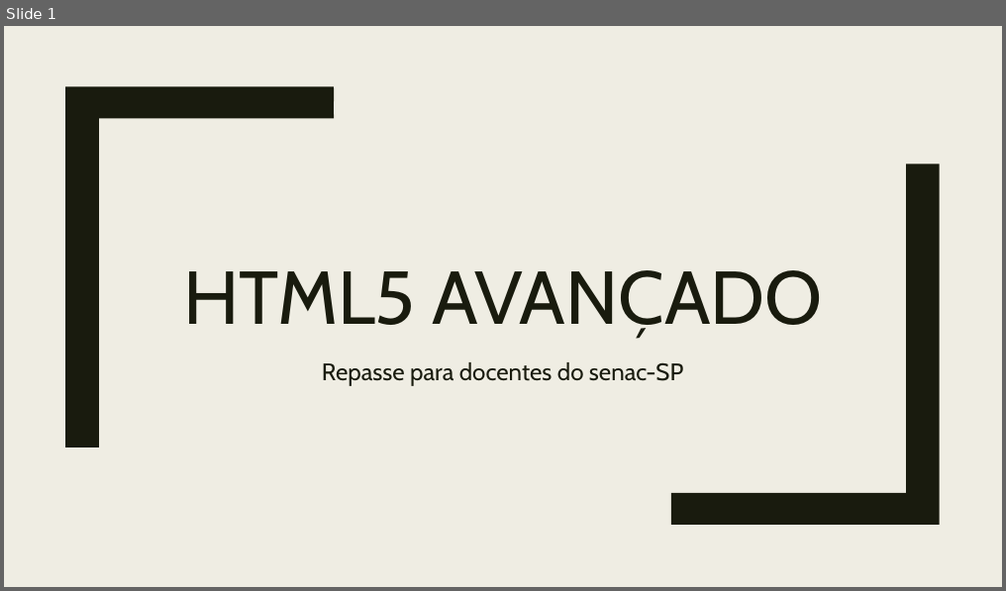
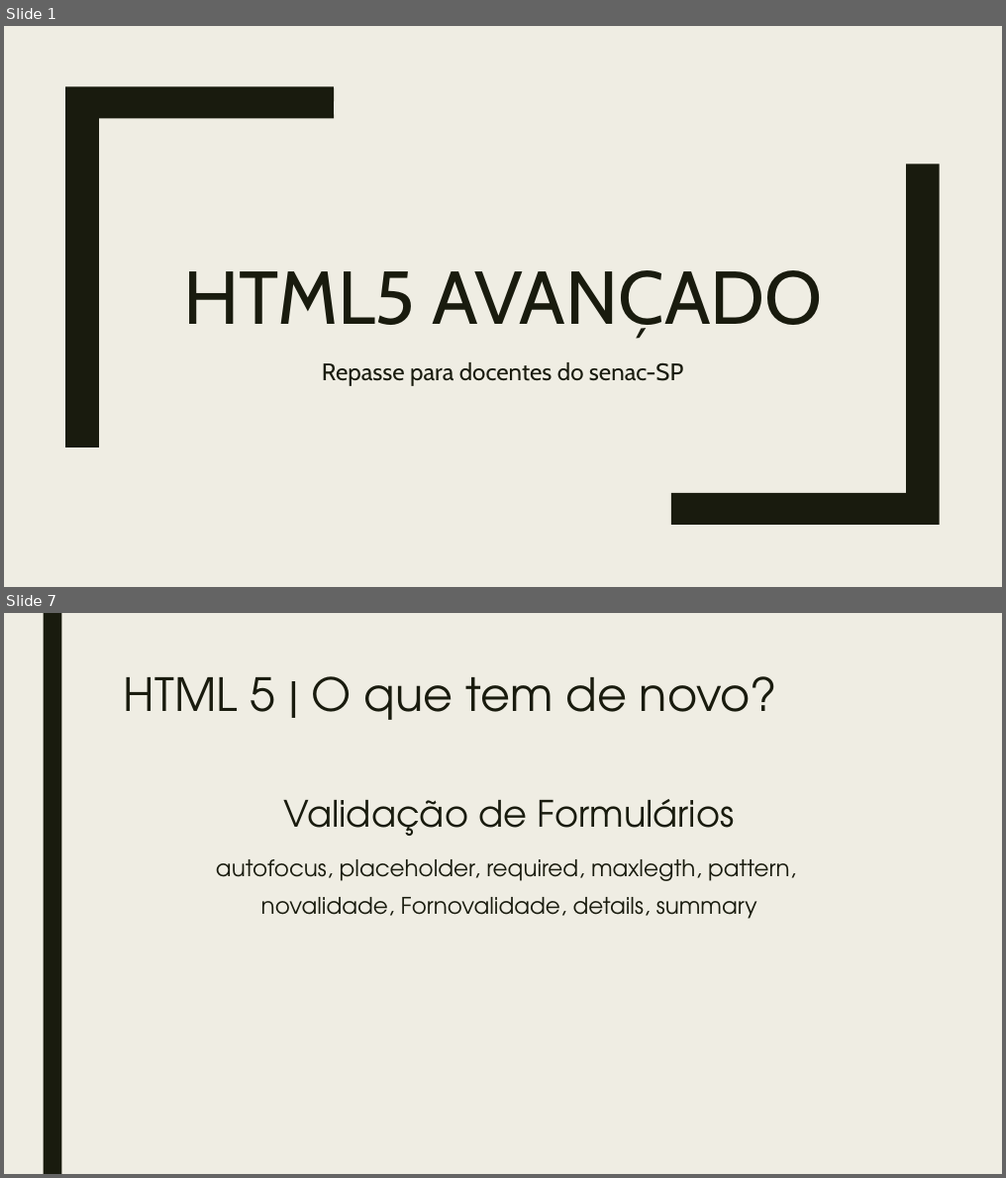
Before and after one commit to rafanonato/html5_avancado, a slide deck: @material/slide_html5.pptx. Shown one above the other, each under a label of ours: slide 1 before the commit, slides 1 and 7 after it; the slides between them are not shown. The pictures are 1006x591 and 1006x1178 pixels, drawn with LibreOffice and Linux fonts; fonts in the diff are those of the drawing. Boxes give left, top, right and bottom in pixels: in the first picture for what was removed or moved away, otherwise in the second. Text is boxed around its words. In the diff, an @@ line names an element or a change of style, - is before the commit and + after.

Commit message:
Curso de HTML5

```diff
--- a/@material/slide_html5.pptx
+++ b/@material/slide_html5.pptx
@@ slide 7 added at <box>4,613,1002,1174</box>, background #EFEDE3 @@
@@ rectangle added at <box>43,613,61,1174</box>, fill #191B0E @@
@@ title added at <box>124,676,777,720</box>, 44 pt, text #191B0E @@
+HTML 5 | O que tem de novo?
@@ text added at <box>284,799,735,836</box>, 35 pt, text #191B0E @@
+Validação de Formulários
@@ text added at <box>216,860,796,919</box>, 22 pt, text #191B0E @@
+autofocus, placeholder, required, maxlegth, pattern,
+novalidade, Fornovalidade, details, summary
```
Also in this commit, not shown: 2 slides changed, 4 other slides added, 1 other file.
